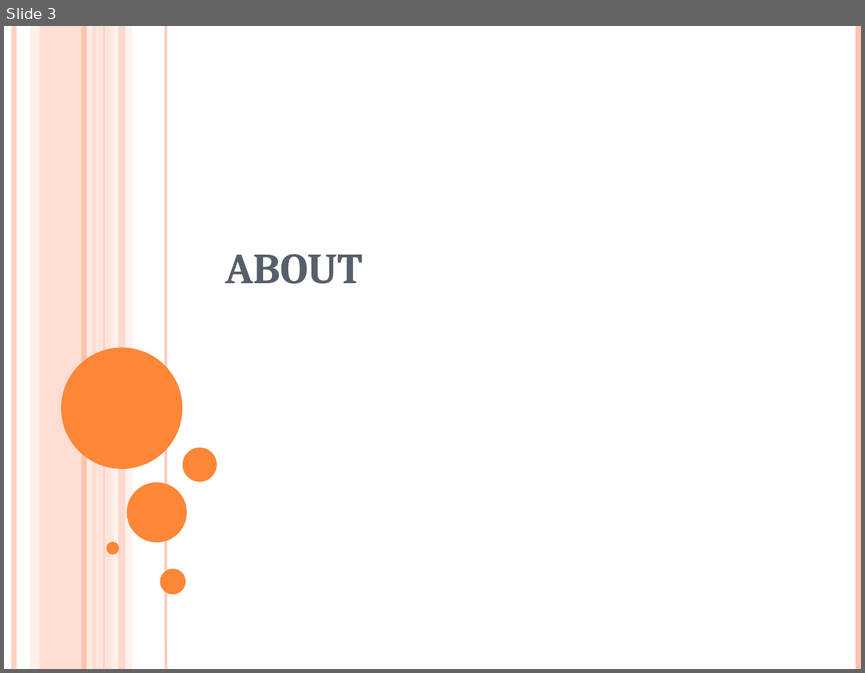
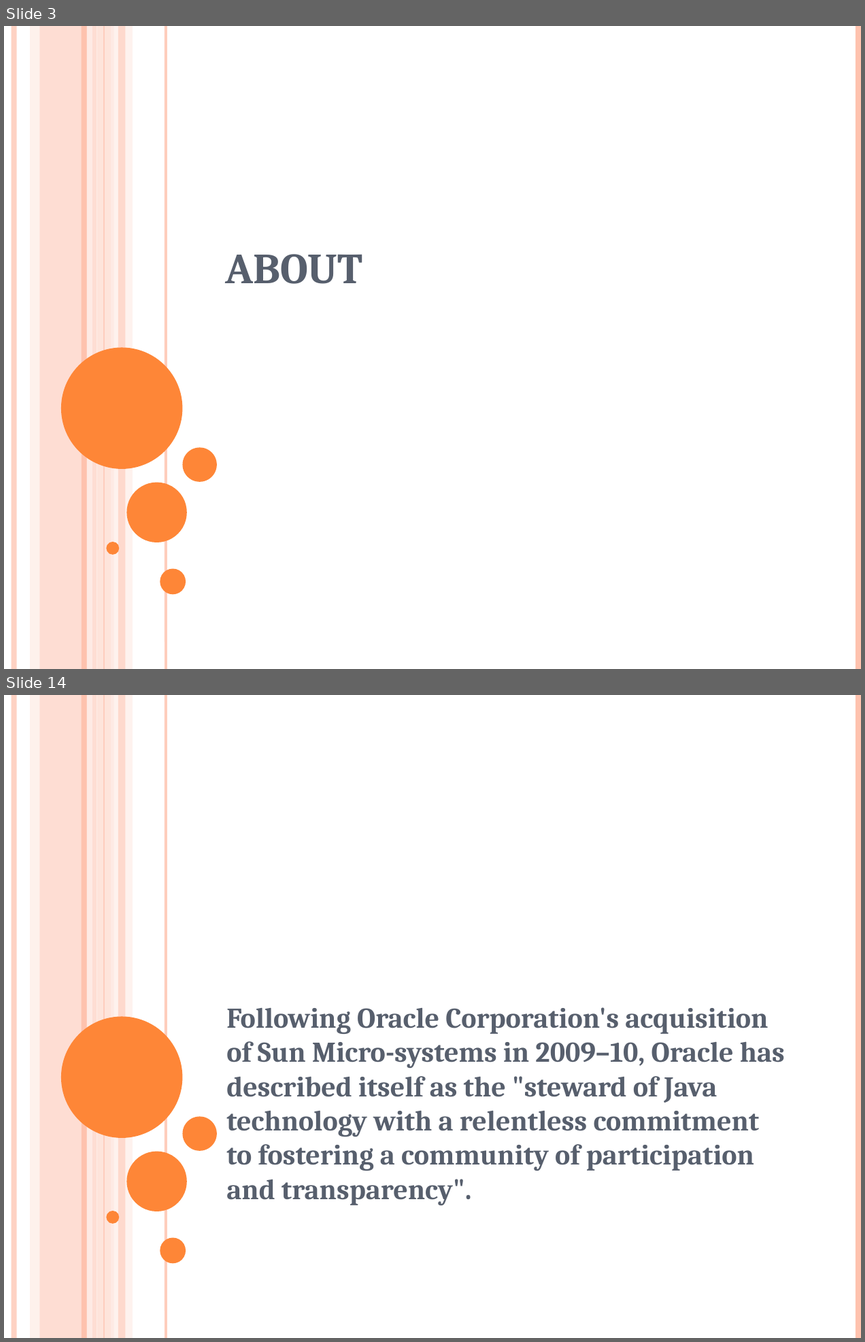
Before and after one commit to surabhi5/instant-ppt, a slide deck: output.pptx. Shown one above the other, each under a label of ours: slide 3 before the commit, slides 3 and 14 after it; the slides between them are not shown. The pictures are 865x673 and 865x1342 pixels, drawn with LibreOffice and Linux fonts; fonts in the diff are those of the drawing. Boxes give left, top, right and bottom in pixels: in the first picture for what was removed or moved away, otherwise in the second. Text is boxed around its words. In the diff, an @@ line names an element or a change of style, - is before the commit and + after.

```diff
--- a/output.pptx
+++ b/output.pptx
@@ slide 14 added at box(4, 695, 861, 1338), background #FFFFFF; not listed: 16 template elements that a slide beside it also shows @@
@@ subtitle added at box(226, 1007, 785, 1205), 24 pt, text #575F6D, bold @@
+Following Oracle Corporation's acquisition of Sun Micro-systems in 2009–10, Oracle has described itself as the "steward of Java technology with a relentless commitment to fostering a community of participation and transparency".
```
Also in this commit, not shown: 2 slides changed, 68 other slides added, 111 slides removed, 2 other files.
